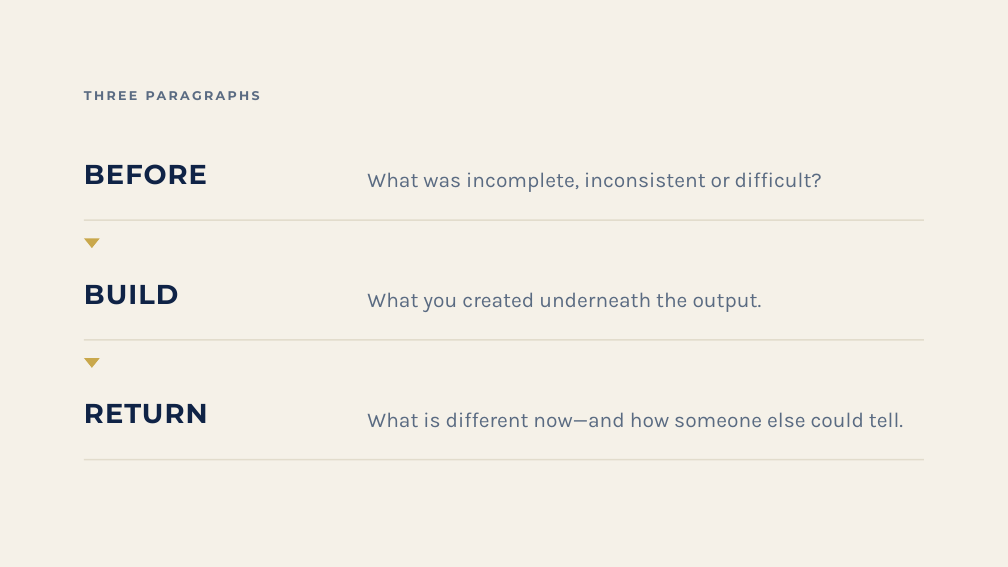
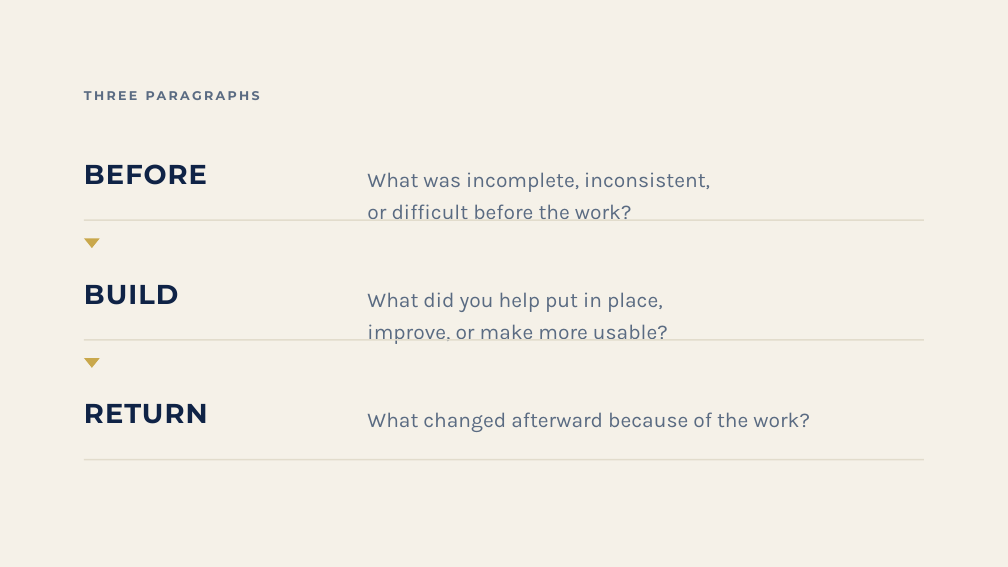
Before and after one commit to temidanielle/temidayoafonja-site, a slide deck: slide 22 of deliverables/video-7-slides/out/Video_7_Reveal_Builds.pptx. Drawn at 1008x567 pixels with LibreOffice and Linux fonts; fonts in the diff are those of the drawing. Boxes give left, top, right and bottom in pixels: in the first picture for what was removed or moved away, otherwise in the second. Text is boxed around its words. In the diff, an @@ line names an element or a change of style, - is before the commit and + after.

```diff
--- a/deliverables/video-7-slides/out/Video_7_Reveal_Builds.pptx
+++ b/deliverables/video-7-slides/out/Video_7_Reveal_Builds.pptx
@@ text at <box>367,172,710,219</box>: text changed @@
-What was incomplete, inconsistent or difficult?
+What was incomplete, inconsistent,
+or difficult before the work?
@@ text at <box>367,292,668,344</box>: text changed @@
-What you created underneath the output.
+What did you help put in place,
+improve, or make more usable?
@@ text at <box>367,412,810,432</box>: text changed @@
-What is different now—and how someone else could tell.
+What changed afterward because of the work?
```
Also in this commit, not shown: 3 other slides changed, 18 other files.
